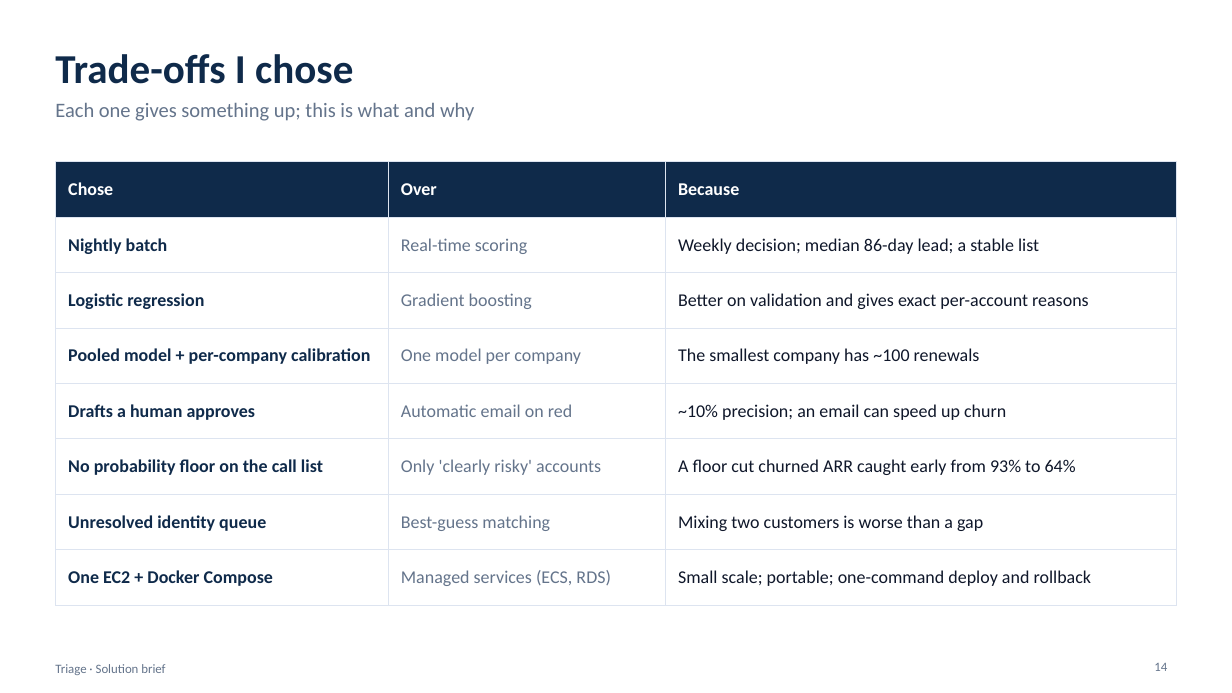
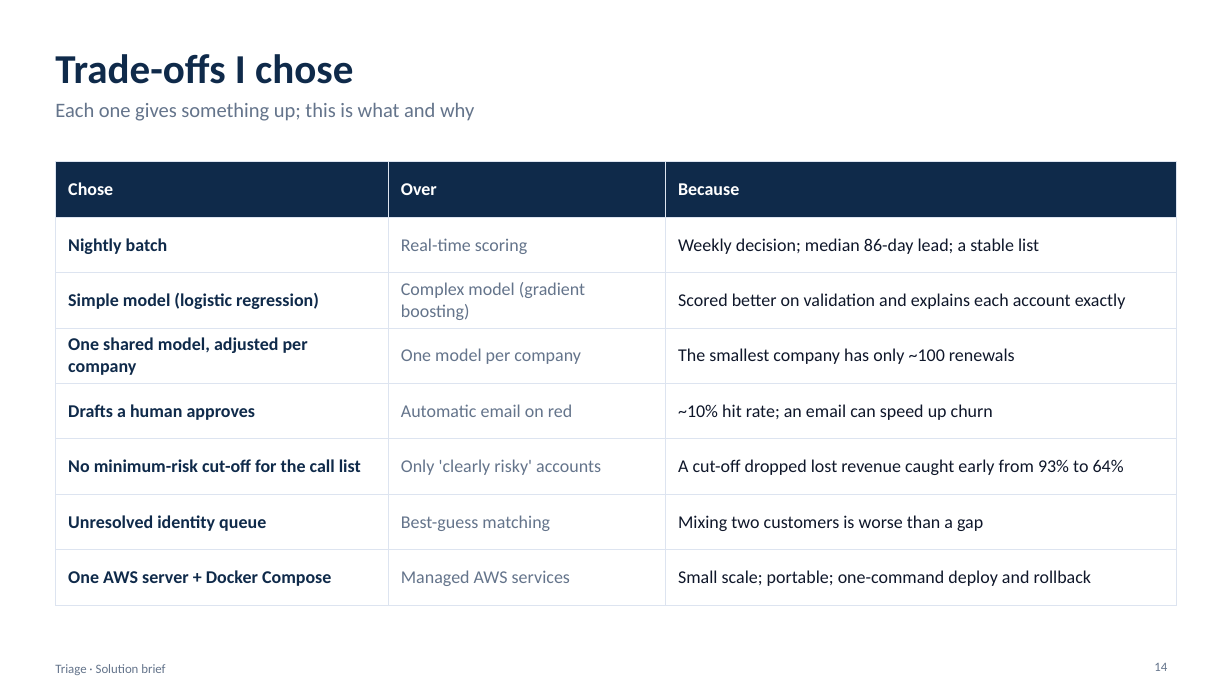
Before and after one commit to kuldeep24680/csm-triage, a slide deck: slide 14 of project_context/Triage_Solution_Brief.pptx. Drawn at 1232x693 pixels with LibreOffice and Linux fonts; fonts in the diff are those of the drawing. Boxes give left, top, right and bottom in pixels: in the first picture for what was removed or moved away, otherwise in the second. Text is boxed around its words. In the diff, an @@ line names an element or a change of style, - is before the commit and + after.

```diff
--- a/project_context/Triage_Solution_Brief.pptx
+++ b/project_context/Triage_Solution_Brief.pptx
@@ table at box(55, 162, 1177, 590) @@
-row 3: Logistic regression | Gradient boosting | Better on validation and gives exact per-account reasons
+row 3: Simple model (logistic regression) | Complex model (gradient boosting) | Scored better on validation and explains each account exactly
-row 4, column 1: Pooled model + per-company calibration
+row 4, column 1: One shared model, adjusted per company
-row 4, column 3: The smallest company has ~100 renewals
+row 4, column 3: The smallest company has only ~100 renewals
-row 5, column 3: ~10% precision; an email can speed up churn
+row 5, column 3: ~10% hit rate; an email can speed up churn
-row 6, column 1: No probability floor on the call list
+row 6, column 1: No minimum-risk cut-off for the call list
-row 6, column 3: A floor cut churned ARR caught early from 93% to 64%
+row 6, column 3: A cut-off dropped lost revenue caught early from 93% to 64%
-row 8, column 1: One EC2 + Docker Compose
+row 8, column 1: One AWS server + Docker Compose
-row 8, column 2: Managed services (ECS, RDS)
+row 8, column 2: Managed AWS services
```
Also in this commit, not shown: 14 other slides changed, 1 slide added.
